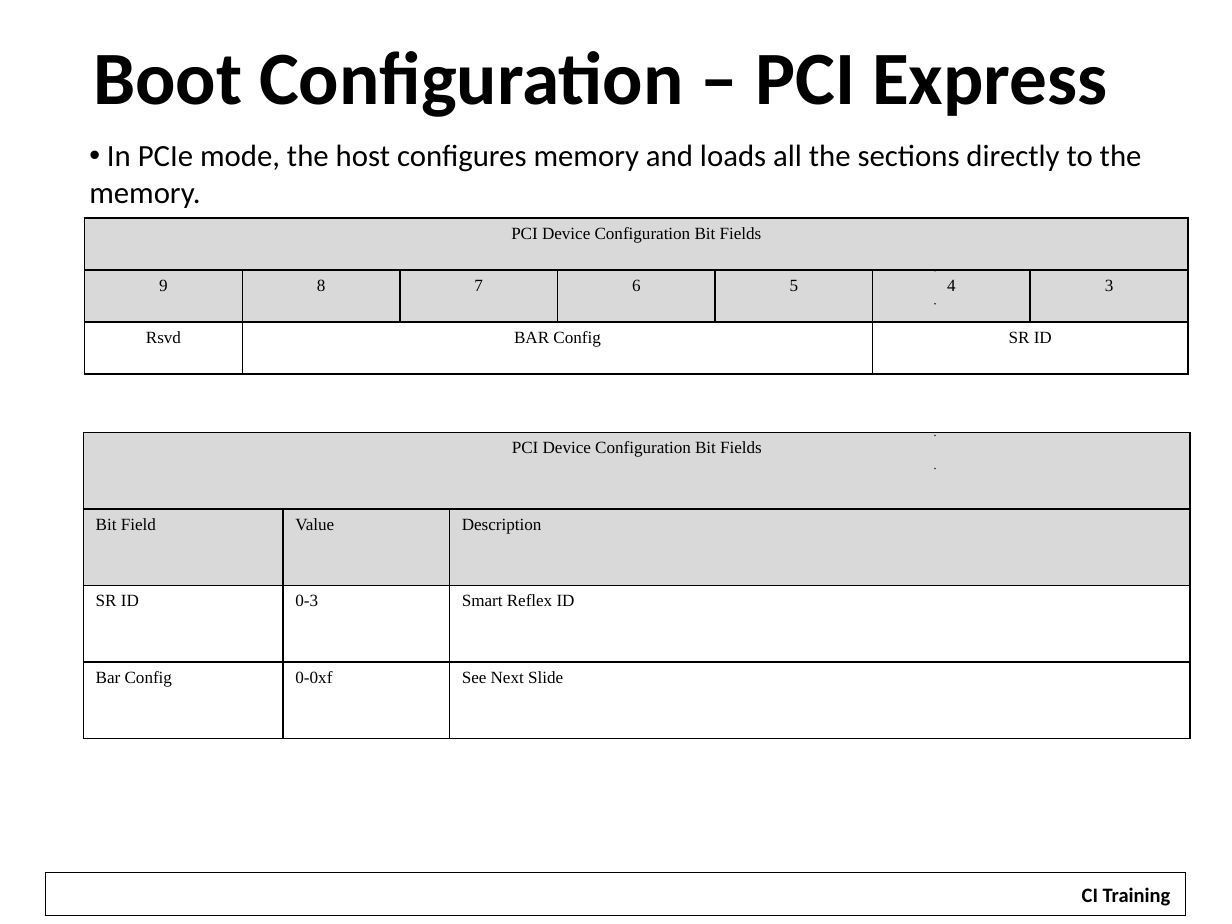
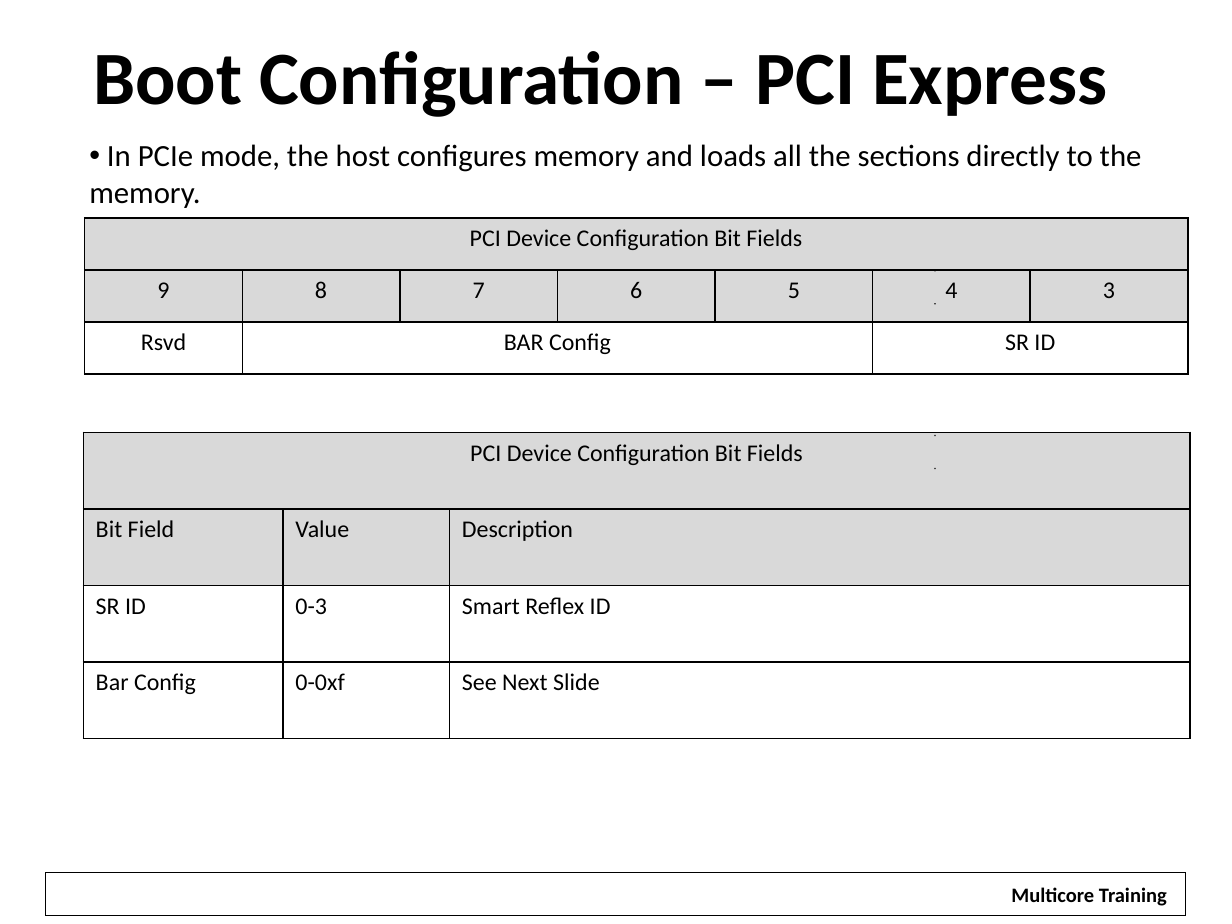
Before and after one commit to hari1989/keystone-workshop, a slide deck: slide 16 of slides/Keystone Bootloader.pptx. Drawn at 1232x924 pixels with LibreOffice and Linux fonts; fonts in the diff are those of the drawing; background and template pictures are left out. Boxes give left, top, right and bottom in pixels: in the first picture for what was removed or moved away, otherwise in the second. Text is boxed around its words. In the diff, an @@ line names an element or a change of style, - is before the commit and + after.

Commit message:
Updates for London Training

```diff
--- a/slides/Keystone Bootloader.pptx
+++ b/slides/Keystone Bootloader.pptx
@@ table at (85,218,1189,375) @@
@@ size 10 to 14 pt, font Times New Roman to Calibri @@
@@ table at (84,432,1190,738) @@
@@ size 10 to 14 pt, font Times New Roman to Calibri @@
@@ rectangle "Multicore Training": place and size @@
-rectangle "Multicore Training" at (1068,876,1184,913)
+rectangle "Multicore Training" at (998,876,1180,913)
@@ text in rectangle at (1011,887,1167,906): text changed @@
-CI Training
+Multicore Training
```
Also in this commit, not shown: 30 other slides changed, 1 slide removed, 14 other files.
